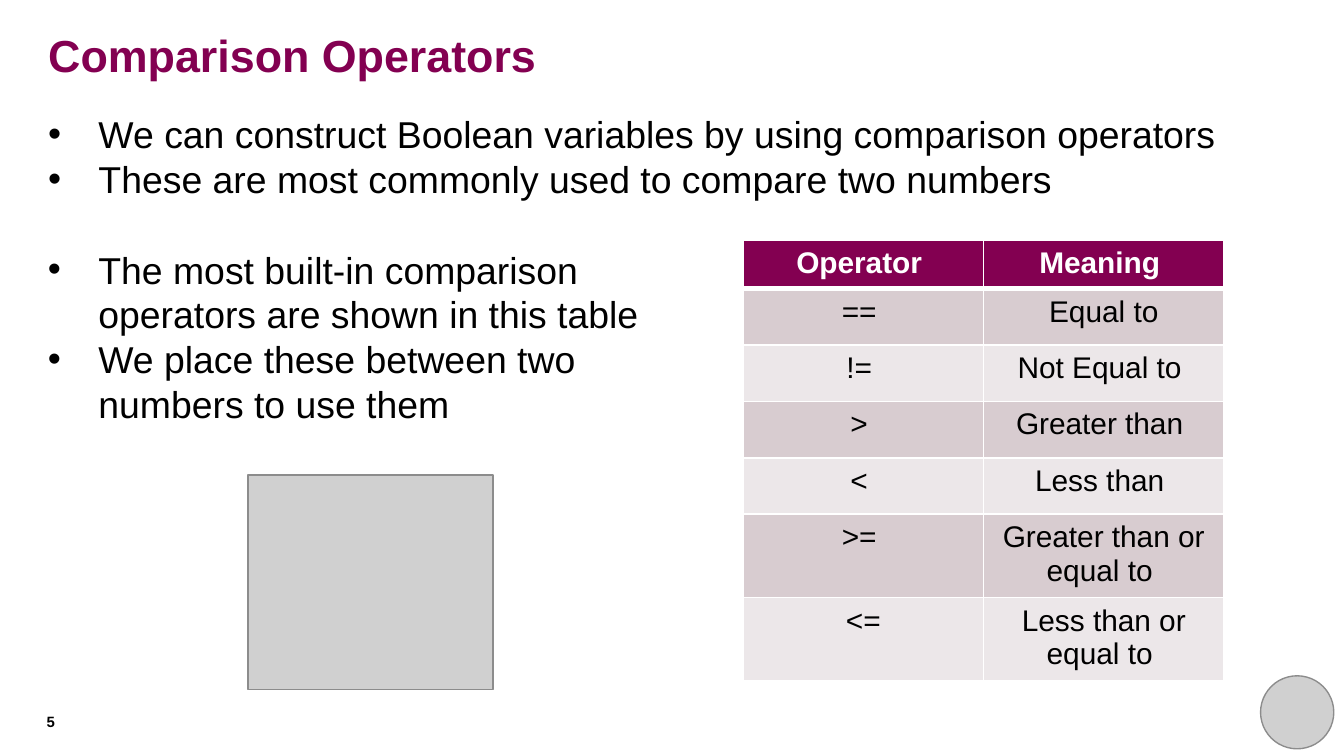
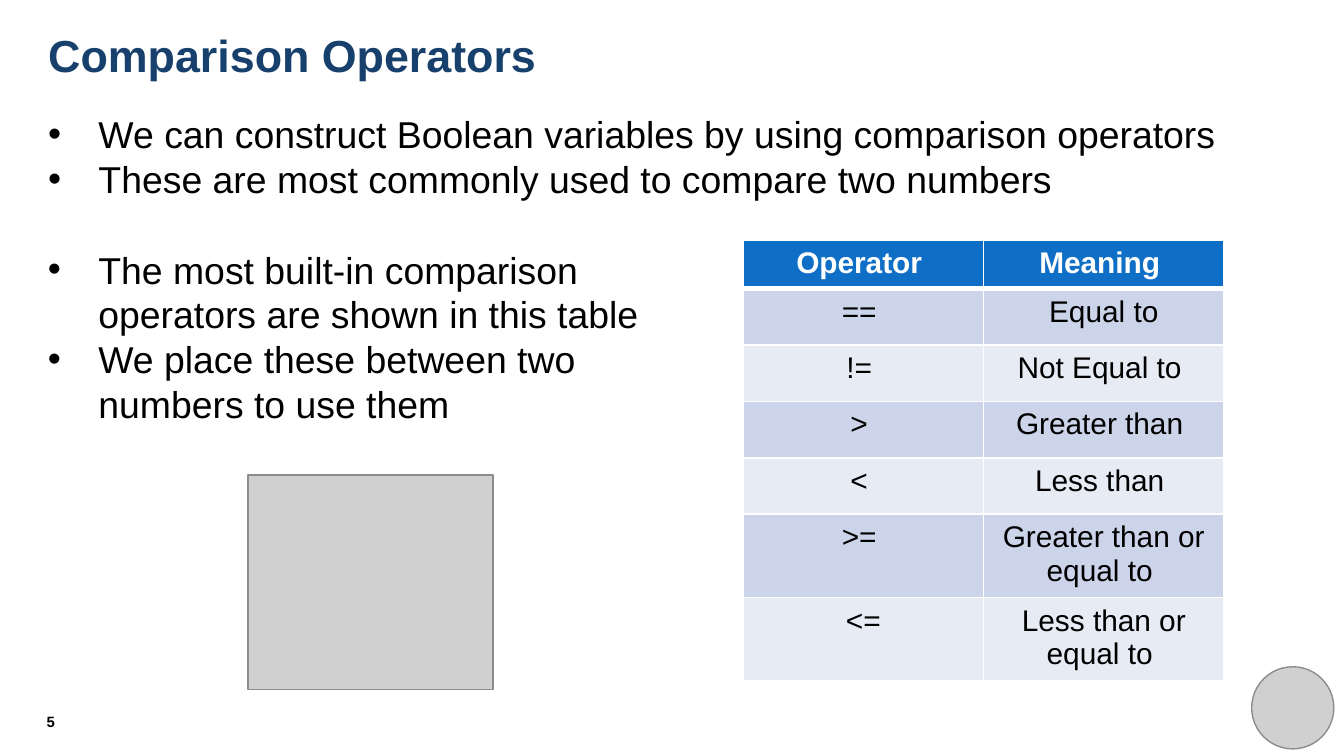
Before and after one commit to THargreaves/beginners-python, a slide deck: slide 5 of session_three/session_three_presentation.pptx. Drawn at 1344x756 pixels with LibreOffice and Linux fonts; fonts in the diff are those of the drawing; grey boxes stand for pictures. Boxes give left, top, right and bottom in pixels: in the first picture for what was removed or moved away, otherwise in the second. Text is boxed around its words. In the diff, an @@ line names an element or a change of style, - is before the commit and + after.

```diff
--- a/session_three/session_three_presentation.pptx
+++ b/session_three/session_three_presentation.pptx
@@ title "Comparison Operators" at bbox=[48, 39, 536, 81]: text colour #830051 to #17406D @@
@@ table at bbox=[743, 241, 1224, 685] @@
@@ fill #830051 to #0F6FC6 in row 1 @@
@@ fill #D9CCD0 to #CCD5EA in 6 cells @@
@@ fill #EDE7E9 to #E7EBF5 in 6 cells @@
@@ picture: place and size @@
-picture at bbox=[1261, 676, 1333, 749]
+picture at bbox=[1251, 667, 1333, 749]
```
Also in this commit, not shown: 20 other slides changed, 5 other files.
